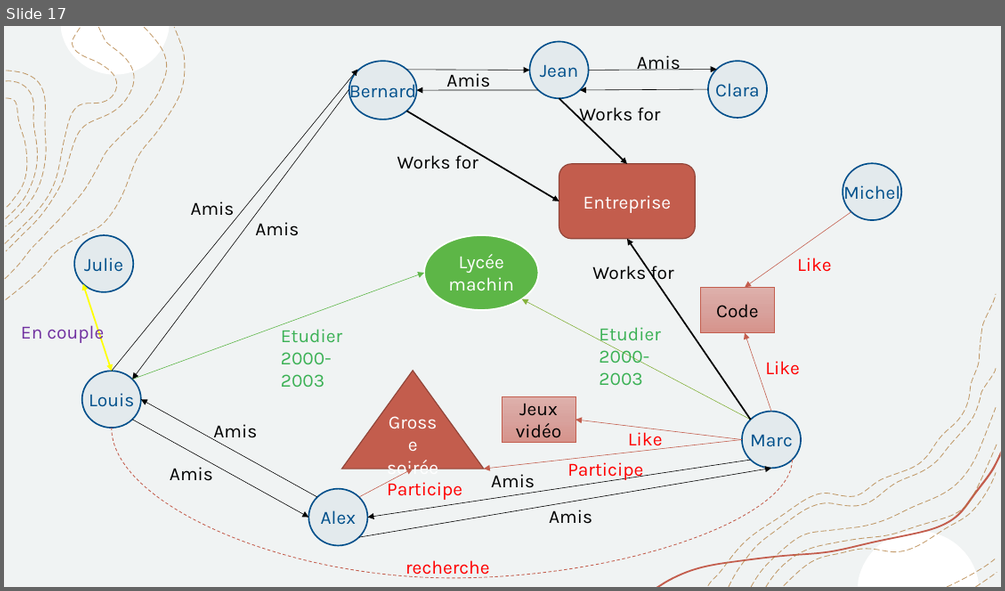
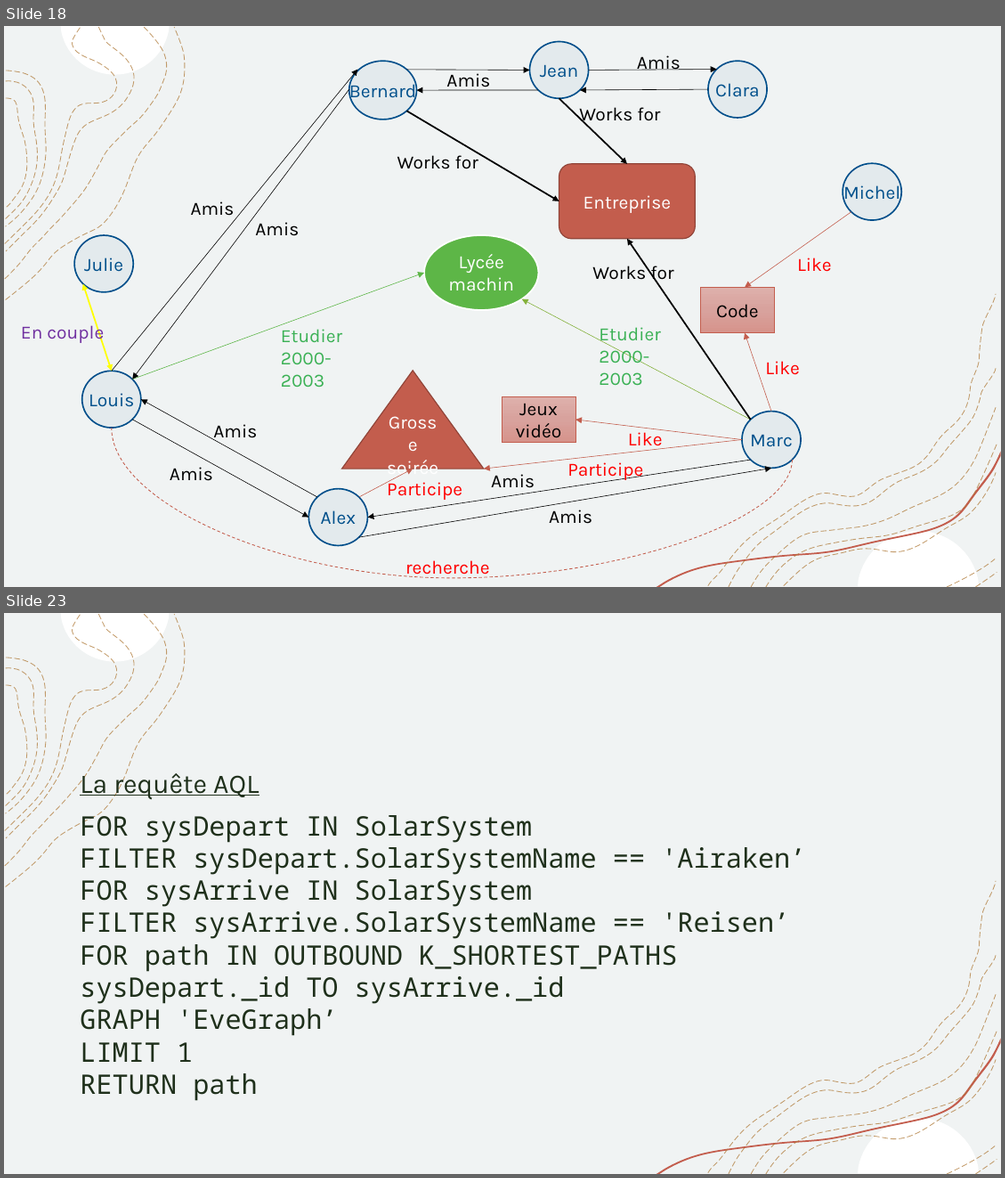
Before and after one commit to AnthonyRyck/Meetup, a slide deck: MeetupGraphDatabase/PresentationPPT/Meetup-Graph.pptx. Shown one above the other, each under a label of ours: slide 17 before the commit, slides 18 and 23 after it; the slides between them are not shown. The pictures are 1005x591 and 1005x1178 pixels, drawn with LibreOffice and Linux fonts; fonts in the diff are those of the drawing. Boxes give left, top, right and bottom in pixels: in the first picture for what was removed or moved away, otherwise in the second. Text is boxed around its words. In the diff, an @@ line names an element or a change of style, - is before the commit and + after.

Commit message:
Mise à jour du ppt et fichiers requêtes

```diff
--- a/MeetupGraphDatabase/PresentationPPT/Meetup-Graph.pptx
+++ b/MeetupGraphDatabase/PresentationPPT/Meetup-Graph.pptx
@@ slide 23 added at bbox=[4, 613, 1001, 1174], background #FFFFFF; not listed: 18 template elements that a slide beside it also shows @@
@@ text added at bbox=[80, 768, 806, 1101], 25.9 pt, text #1F301B @@
+La requête AQL
+FOR sysDepart IN SolarSystem
+FILTER sysDepart.SolarSystemName == 'Airaken’
+FOR sysArrive IN SolarSystem
+FILTER sysArrive.SolarSystemName == 'Reisen’
+FOR path IN OUTBOUND K_SHORTEST_PATHS
+sysDepart._id TO sysArrive._id
+GRAPH 'EveGraph’
+LIMIT 1
+RETURN path
@@ what was slide 17 is now slide 18 @@
```
Also in this commit, not shown: 4 slides changed, 6 other slides added, 1 slide removed, 2 other files.
